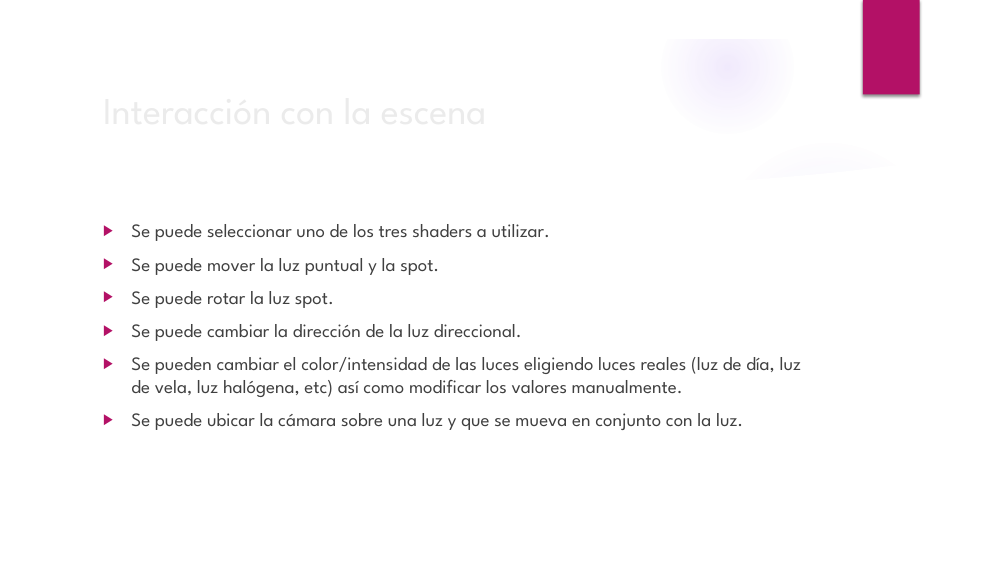
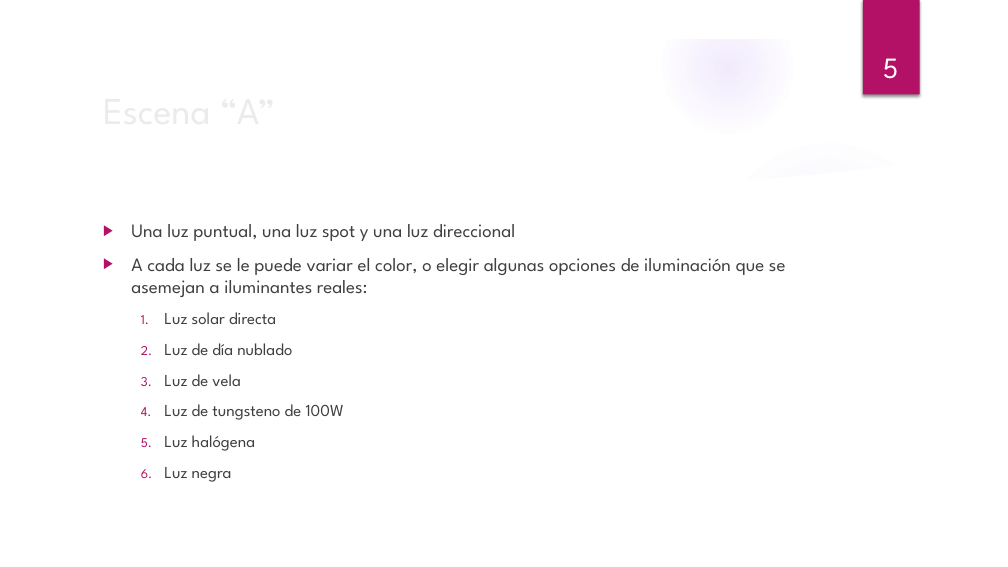
Before and after one commit to nlandau91/CG2019, a slide deck: slide 5 of Proyecto2/Presentacion Proyecto 2.pptx (slide 6 before the commit). Drawn at 1008x567 pixels with LibreOffice and Linux fonts; fonts in the diff are those of the drawing; background and template pictures are left out. Boxes give left, top, right and bottom in pixels: in the first picture for what was removed or moved away, otherwise in the second. Text is boxed around its words. In the diff, an @@ line names an element or a change of style, - is before the commit and + after.

```diff
--- a/Proyecto2/Presentacion Proyecto 2.pptx
+++ b/Proyecto2/Presentacion Proyecto 2.pptx
@@ page number added at box(883, 58, 898, 79), 28 pt, text #FFFFFF @@
+5
@@ text at box(131, 224, 786, 482): text changed @@
-▶ Se puede seleccionar uno de los tres shaders a utilizar.
-▶ Se puede mover la luz puntual y la spot.
-▶ Se puede rotar la luz spot.
-▶ Se puede cambiar la dirección de la luz direccional.
-▶ Se pueden cambiar el color/intensidad de las luces eligiendo luces reales (luz de día, luz de vela, luz halógena, etc) así como modificar los valores manualmente.
-▶ Se puede ubicar la cámara sobre una luz y que se mueva en conjunto con la luz.
+▶ Una luz puntual, una luz spot y una luz direccional
+▶ A cada luz se le puede variar el color, o elegir algunas opciones de iluminación que se asemejan a iluminantes reales:
+  1. Luz solar directa
+  2. Luz de día nublado
+  3. Luz de vela
+  4. Luz de tungsteno de 100W
+  5. Luz halógena
+  6. Luz negra
@@ title at box(131, 258, 142, 271): text changed @@
-Interacción con la escena
+Escena “A”
```
Also in this commit, not shown: 5 other slides changed, 1 slide added, 4 slides removed.
